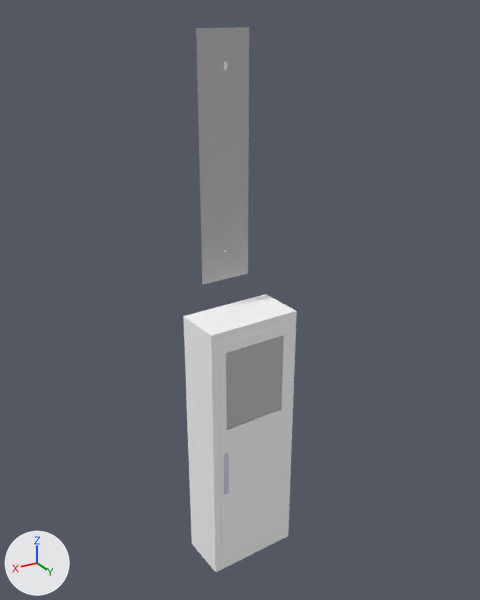
The glTF model modelos 3D Porta avião/extintor.gltf as it was, and as the next commit left it.
Rendered twice from a 50 mm camera at (-2.298, -6.08, 2.317) aimed at (-3.132, -7.471, 1.621). The axes (+X, +Y, +Z) are drawn at lower left. The lights are the same throughout. Where no turn or scale is listed for an object, it has been applied to the vertices.

Before the edit, the objects in view are built like this:
```python
me_id397 = bpy.data.meshes.new('ID397')
me_id397.from_pydata([(1.69, 0.0, 7.07), (1.69, 0.12, 7.07), (1.19, 0.0, 7.07), (1.19, 0.12, 7.07), (1.69, 0.12, 10.57), (1.69, 0.0, 10.57), (1.19, 0.0, 10.57), (1.19, 0.12, 10.57)], [], [(0, 1, 2), (3, 2, 1), (4, 1, 5), (0, 5, 1), (6, 5, 2), (0, 2, 5), (3, 7, 2), (6, 2, 7), (4, 5, 7), (6, 7, 5)])
me_id397.materials.append(mat_material_0)  # white #d6d8e7
me_id407 = bpy.data.meshes.new('ID407')
me_id407.from_pydata(...)  # 16 vertices, 22 faces; spans x -0.243..-0.021, y -0.017..-0.004, z 0.031..0.734
me_id407.materials.append(mat_material)  # white #ffffff
me_id423 = bpy.data.meshes.new('ID423')
me_id423.from_pydata(...)  # 8 vertices, 10 faces; spans x -0.265..0.007, y -0.156..-0.005, z 0.0..0.765
me_id423.materials.append(mat_color_000)  # white #ffffff
me_id439 = bpy.data.meshes.new('ID439')
me_id439.from_pydata([(-0.224, -0.016, 0.705), (-0.041, -0.007, 0.476), (-0.224, -0.016, 0.476), (-0.041, -0.007, 0.705)], [], [(0, 1, 2), (1, 0, 3)])
me_id439.materials.append(mat_translucent_glass_gray)  # grey #bcbcbc
ob_group_0 = bpy.data.objects.new('group_0', me_id397)
ob_group_0.parent = ob_sketchup
ob_group_0.location = (-117.8, -290.1, 32.63)
ob_group_0.rotation_euler = (0.0, 0.0, -3.092)  # degrees (0, 0, -177)
ob_group_0.scale = (1.05, 1.0, 1.51)
ob_group_0_001 = bpy.data.objects.new('group_0.001', me_id407)
ob_group_0_001.location = (-2.991, -7.368, 0.829)
ob_group_0_003 = bpy.data.objects.new('group_0.003', me_id423)
ob_group_0_003.location = (-2.991, -7.368, 0.829)
ob_group_0_005 = bpy.data.objects.new('group_0.005', me_id439)
ob_group_0_005.location = (-2.991, -7.368, 0.829)
# also in view: 'group_1.005' at (-3.114, -7.519, 1.979); 'group_1.006' at (-3.117, -7.52, 1.978); 'group_0.002' at (-3.124, -7.38, 1.211)
```
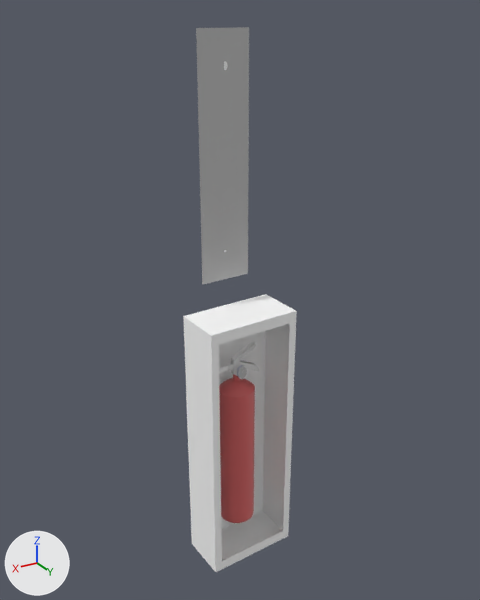
The newer file is also turned or shifted as a whole; pictures and numbers use the older file's frame.

Location of each change, (x1, y1, x2, y2) in pixels of the pictures (480 x 600 px):
'group_0.001', deleted
    before: (219, 324, 290, 561)
'group_0.005', deleted
    before: (226, 336, 283, 429)
'group_0', no longer drawn
    before: (224, 452, 229, 494)
'group_2', unchanged, uncovered by the edit
    after: (219, 374, 255, 523)

What the commit changed:
Object 'group_0' (ob_group_0) now shows nothing instead of me_id397.
Object 'group_0.001' (ob_group_0_001) is deleted.
Object 'group_0.005' (ob_group_0_005) is deleted.
